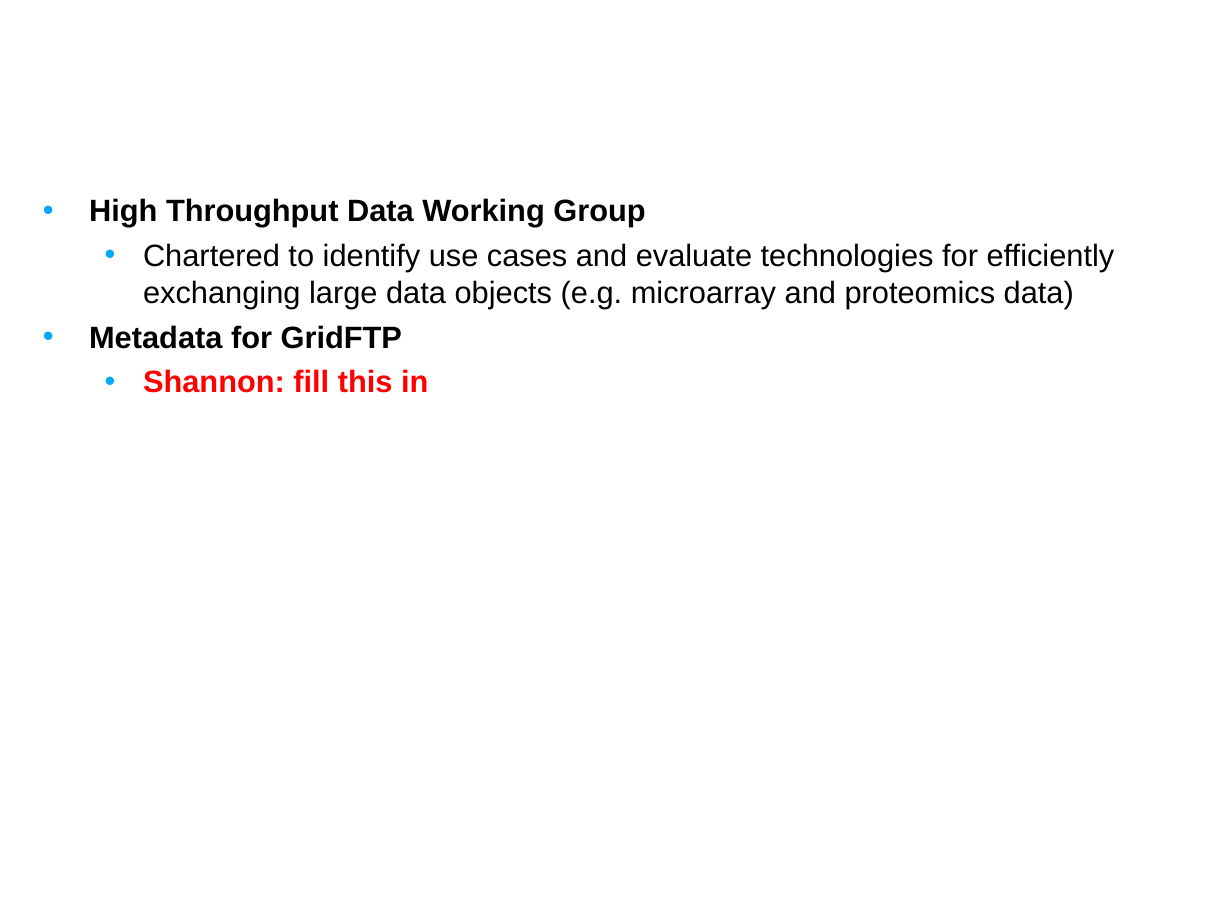
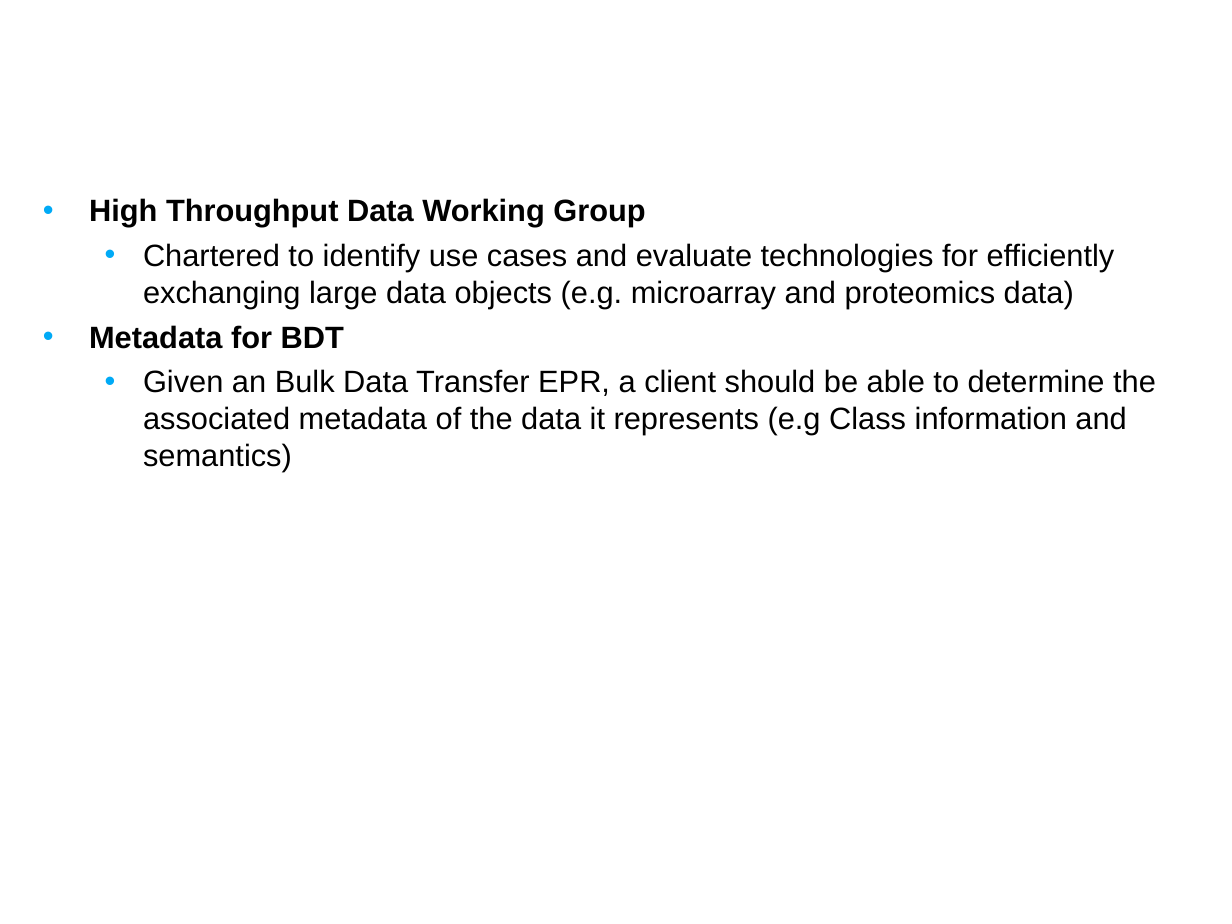
Before and after one commit to NCIP/cagrid-portal, a slide deck: slide 28 of cagrid-1-0/Documentation/presentations/200708_VCDE_ARCH/20070806_Day1_Future_Planning.ppt (slide 14 before the commit). Drawn at 1232x924 pixels with LibreOffice and Linux fonts; fonts in the diff are those of the drawing; background and template pictures are left out. Boxes give left, top, right and bottom in pixels: in the first picture for what was removed or moved away, otherwise in the second. Text is boxed around its words. In the diff, an @@ line names an element or a change of style, - is before the commit and + after.

```diff
--- a/cagrid-1-0/Documentation/presentations/200708_VCDE_ARCH/20070806_Day1_Future_Planning.ppt
+++ b/cagrid-1-0/Documentation/presentations/200708_VCDE_ARCH/20070806_Day1_Future_Planning.ppt
@@ text at (89, 325, 1156, 472): text changed; bold off @@
-• Metadata for GridFTP
-  • Shannon: fill this in
+• Metadata for BDT
+  • Given an Bulk Data Transfer EPR, a client should be able to determine the associated metadata of the data it represents (e.g Class information and semantics)
```
Also in this commit, not shown: 2 other slides changed, 21 slides added, 6 slides removed.
